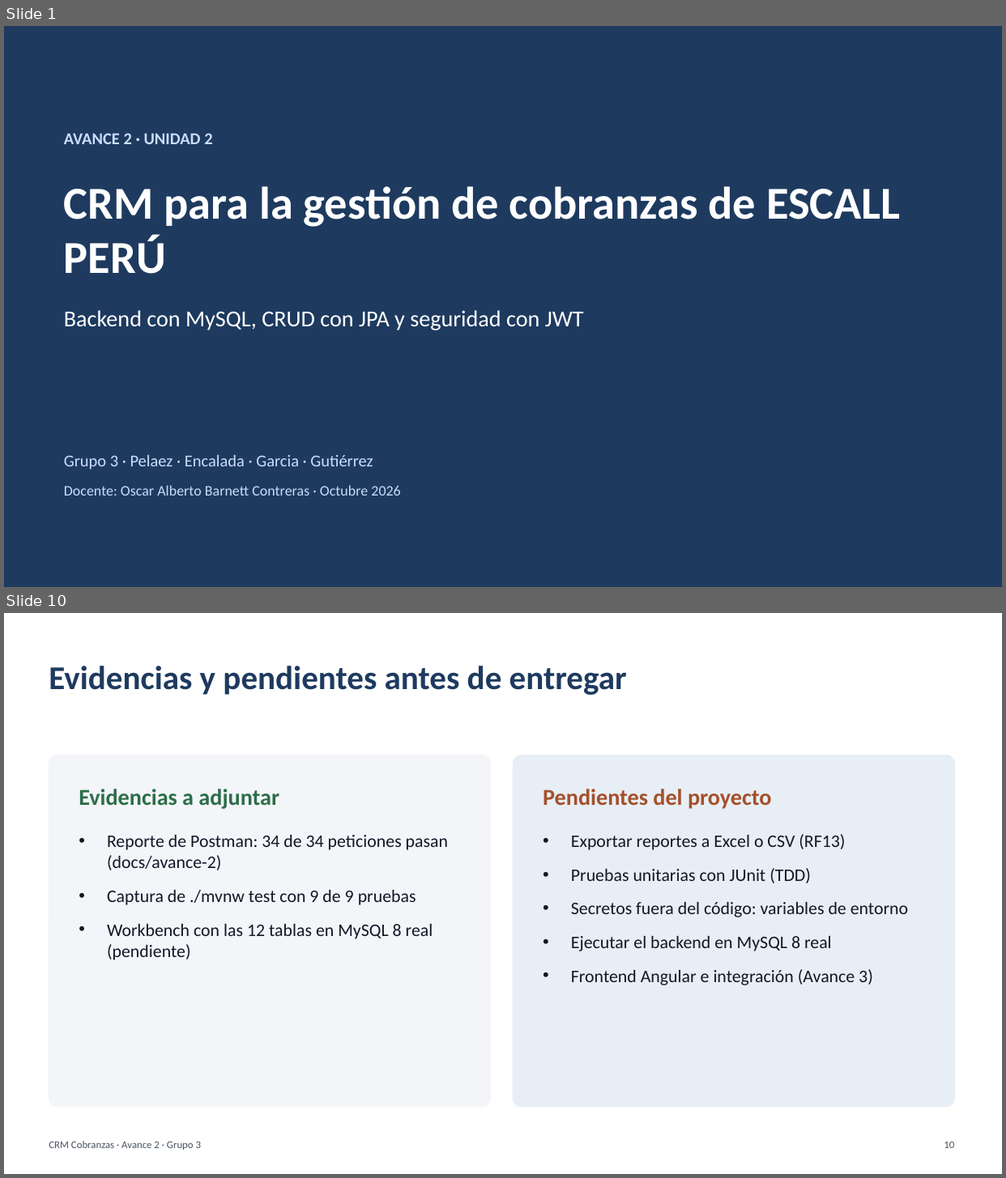
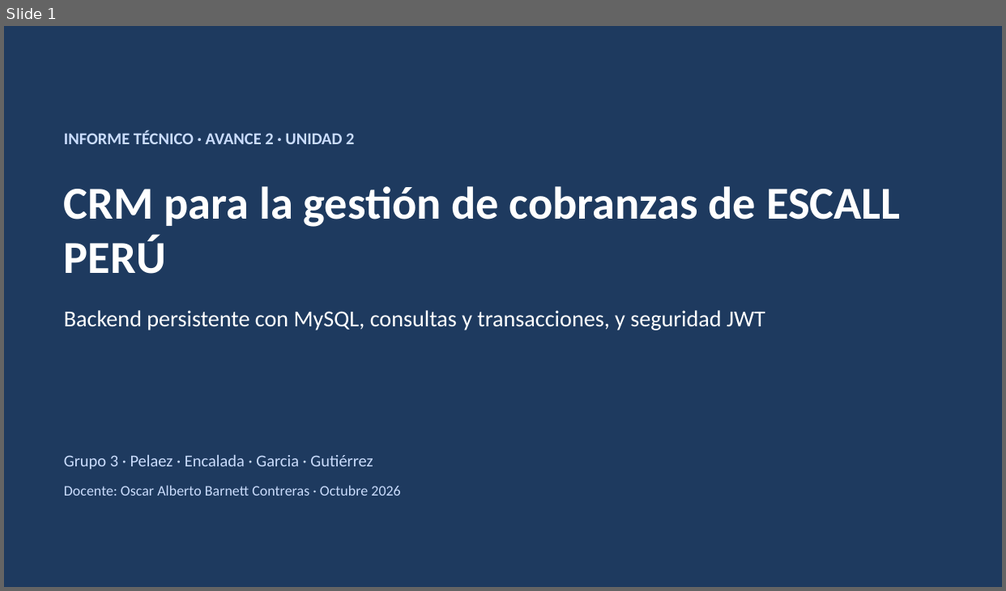
Before and after one commit to PaoloPelaezVillanueva/web, a slide deck: docs/avance-2/Presentacion_Avance_2_CRM_Cobranzas.pptx. Shown one above the other, each under a label of ours: slides 1 and 10 before the commit, slide 1 after it; the slides between them are not shown. The pictures are 1006x1178 and 1006x591 pixels, drawn with LibreOffice and Linux fonts; fonts in the diff are those of the drawing. Boxes give left, top, right and bottom in pixels: in the first picture for what was removed or moved away, otherwise in the second. Text is boxed around its words. In the diff, an @@ line names an element or a change of style, - is before the commit and + after.

Commit message:
Reestructura informe y presentacion segun la rubrica de 12 criterios
- Informe: 12 rubros en el orden de la estructura institucional.
- Consultas JPQL y transacciones documentadas con evidencia.
- Seguridad con usuarios de prueba, reglas por recurso y ejemplos 401/403/404/200.
- Tecnologias con versiones; persistencia tras reinicio marcada como pendiente (MySQL).
- Presentacion con el mismo orden que el informe.

```diff
--- a/docs/avance-2/Presentacion_Avance_2_CRM_Cobranzas.pptx
+++ b/docs/avance-2/Presentacion_Avance_2_CRM_Cobranzas.pptx
@@ slide 10 removed at (4, 613, 1002, 1174), background #FFFFFF @@
@@ text removed at (49, 666, 627, 695) @@
-Evidencias y pendientes antes de entregar
@@ rounded rectangle removed at (49, 756, 491, 1107) @@
@@ rounded rectangle removed at (513, 756, 955, 1107) @@
@@ text removed at (79, 789, 279, 809) @@
-Evidencias a adjuntar
@@ text removed at (543, 789, 771, 809) @@
-Pendientes del proyecto
@@ text removed at (107, 835, 448, 960) @@
-• Reporte de Postman: 34 de 34 peticiones pasan (docs/avance-2)
-• Captura de ./mvnw test con 9 de 9 pruebas
-• Workbench con las 12 tablas en MySQL 8 real (pendiente)
@@ text removed at (571, 834, 908, 986) @@
-• Exportar reportes a Excel o CSV (RF13)
-• Pruebas unitarias con JUnit (TDD)
-• Secretos fuera del código: variables de entorno
-• Ejecutar el backend en MySQL 8 real
-• Frontend Angular e integración (Avance 3)
@@ text removed at (49, 1141, 201, 1150) @@
-CRM Cobranzas · Avance 2 · Grupo 3
@@ text removed at (944, 1142, 954, 1148) @@
-10
@@ slide 1 changed as well @@
@@ text at (64, 130, 354, 144): text changed @@
-AVANCE 2 · UNIDAD 2
+INFORME TÉCNICO · AVANCE 2 · UNIDAD 2
@@ text at (64, 310, 765, 331): text changed @@
-Backend con MySQL, CRUD con JPA y seguridad con JWT
+Backend persistente con MySQL, consultas y transacciones, y seguridad JWT
```
Also in this commit, not shown: 1 other slide changed, 11 slides added, 8 other slides removed, 1 other file.
